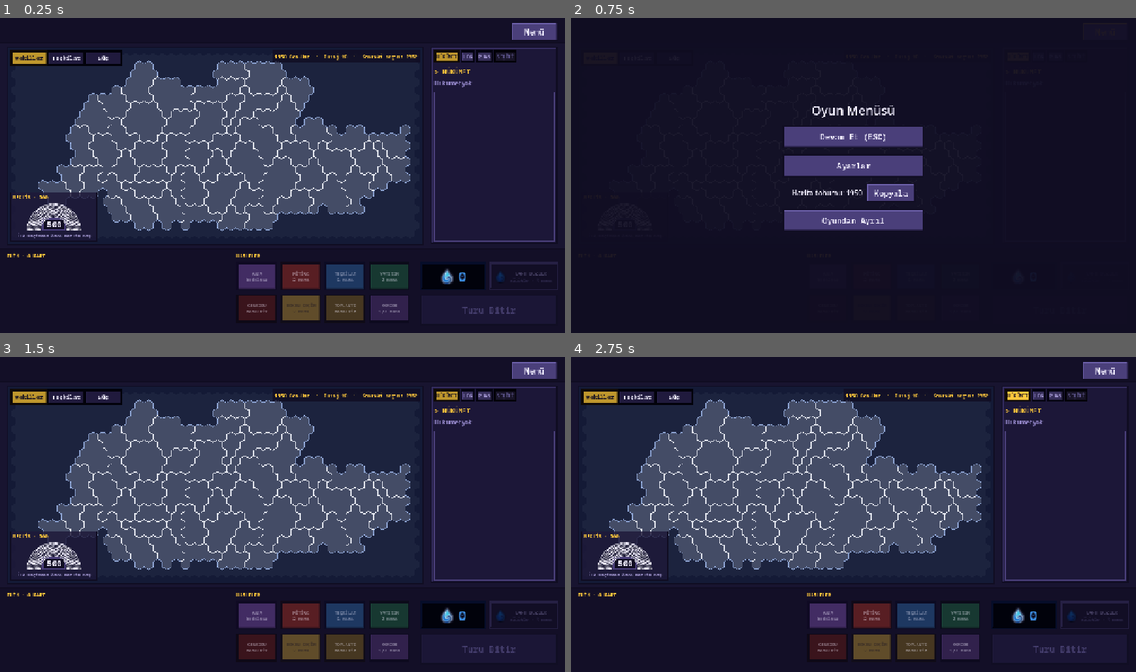
Above: before the commit, frames 1-4 (two rows, left to right).
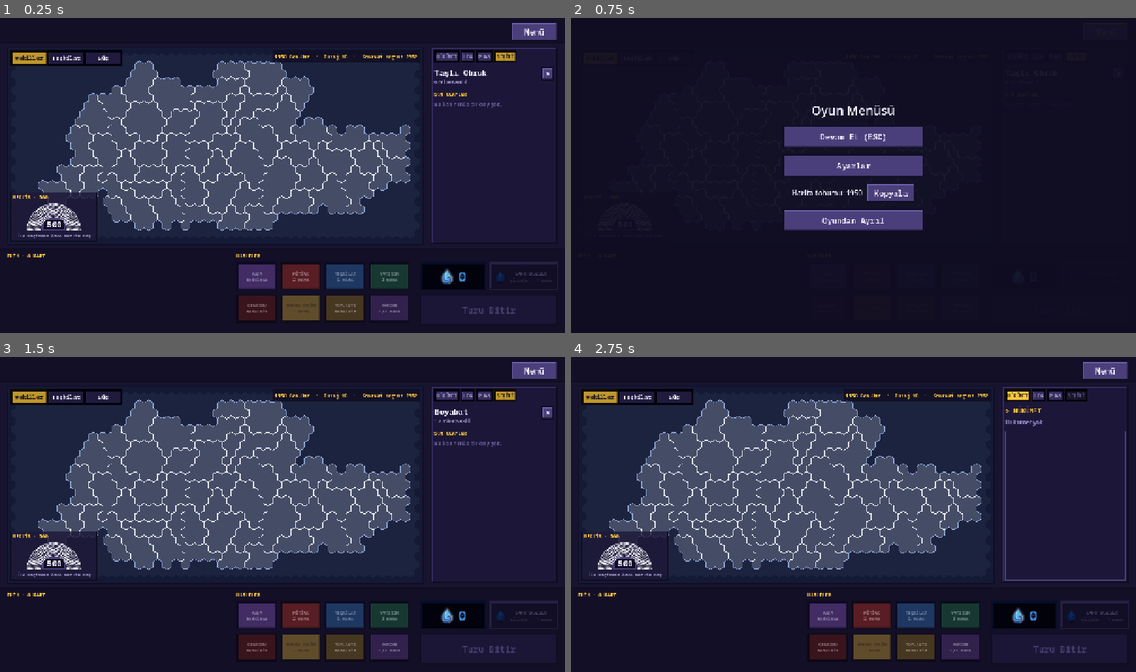
Above: after the commit, the same moments.

Repository: TriQue06/siyaset_oyunu_test_experimental
Game: Godot game, scene res://scenes/GameScreen.tscn
The game is run twice, just before and just after one commit, with the same random seed, the same clock (stepped at 60 frames per second) and the same inputs. This scene is started directly instead of the project's main scene. Sound files missing from this copy of the repository are replaced by a short silence.
Inputs:
- Up to frame 1 (0.25 s): no input
- Up to frame 2 (0.75 s): click "Menü" at 0.5 s
- Up to frame 3 (1.5 s): click "Devam Et (ESC)" at 1.25 s
- Up to frame 4 (2.75 s): click "HÜKÜMET" at 2 s

The runs differ from the first frame. In frame 1, 0.9% of the frame differs, in the area x 76-99%, y 10-72%; in frame 2, less than 0.1%; in frame 3, 0.9%; in frame 4, nothing differs.

Commit message:
Sürüm 0.0.150: istemcilerde yanlış vekil sayısı düzeltildi, il bilgisi fareyle canlı
Co-Authored-By: Claude Opus 5.5 <noreply@anthropic.com>

Diff:
--- a/siyaset-oyunu/project.godot
+++ b/siyaset-oyunu/project.godot
@@ -11,7 +11,7 @@
 [application]
 
 config/name="Siyaset Oyunu"
-config/version="0.0.149"
+config/version="0.0.150"
 run/main_scene="res://scenes/Lobby.tscn"
 config/quit_on_go_back=false
 config/features=PackedStringArray("4.7", "Forward Plus")
--- a/siyaset-oyunu/scripts/card_manager.gd
+++ b/siyaset-oyunu/scripts/card_manager.gd
@@ -3145,6 +3145,10 @@
 	game_end_reason = str(state["end_reason"])
 	if state.has("map") and int((state["map"] as Dictionary).get("seed", -1)) != GameMap.seed_value():
 		GameMap.set_data(state["map"])
+	# Vekil sayıları HER durumda haritadan yeniden okunur: istemci haritayı aynı
+	# tohumla kendisi üretince (seed eşit) bu tablo açılıştaki varsayılan
+	# haritadan kalıyordu, her oyuncu ilde farklı vekil sayısı görüyordu.
+	if state.has("map") or _province_seat_counts.size() != GameMap.province_ids().size():
 		_load_province_seat_counts()
 	if state.has("province_results"):
 		last_province_results = state["province_results"]
--- a/siyaset-oyunu/scripts/game_screen.gd
+++ b/siyaset-oyunu/scripts/game_screen.gd
@@ -1457,6 +1457,8 @@
 	_refresh_countdowns()
 	if _drag_ghost != null:
 		_update_drag()
+	else:
+		_update_live_province()
 
 	var i := _hand_holders.size() - 1
 	while i >= 0:
@@ -1999,6 +2001,27 @@
 		else:
 			CardManager.play_card(hand_index, -1, province_id)
 		return
+	_show_province_info(province_id)
+
+## İL BİLGİSİ sağ sütunda ("Seçili"). Fare haritada dolaşırken canlı olarak
+## değişir (bkz. _update_live_province); tıklamak da aynı bilgiyi gösterir.
+var _live_province := ""
+
+## Fare haritada bir ilin üstündeyse (hedef seçme yokken) o ilin bilgisi
+## tıklamadan sağda gösterilir. Haritadan çıkınca son il ekranda kalır.
+func _update_live_province() -> void:
+	if _pending_org or _pending_miting or _pending_invest or _pending_province_hand_index != -1 \
+			or _pending_target_hand_index != -1 or _layer_switching or not is_visible_in_tree():
+		return
+	if _parl_bg != null and _parl_bg.get_global_rect().has_point(get_viewport().get_mouse_position()):
+		return
+	var province_id := _province_under_mouse()
+	if province_id == "" or province_id == _live_province and _province_panel != null and _province_panel.visible:
+		return
+	_show_province_info(province_id)
+
+func _show_province_info(province_id: String) -> void:
+	_live_province = province_id
 	_ensure_left_dock()
 	if _province_panel == null:
 		_province_panel = ProvincePanel.new()
@@ -2006,7 +2029,6 @@
 		_left_dock.add_child(_province_panel)
 		_province_panel.visibility_changed.connect(_update_left_dock)
 	elif _province_panel.visible and _province_panel.province_id == province_id:
-		_province_panel.hide()
 		return
 	_hide_profile()
 	ProvincePanel.panel_width = _dock_width()
--- a/siyaset-oyunu/scripts/multiplayer_manager.gd
+++ b/siyaset-oyunu/scripts/multiplayer_manager.gd
@@ -835,6 +835,7 @@
 		return
 	game_map_seed = seed_value
 	GameMap.generate_new(seed_value)
+	CardManager._load_province_seat_counts()  # vekil sayıları yeni haritadan
 	game_started.emit()
 
 ## Host'tan istemcilere: oda kapatılıyor, herkes lobiden çıkmalı.
Not shown, changed: siyaset-oyunu/export_presets.cfg
